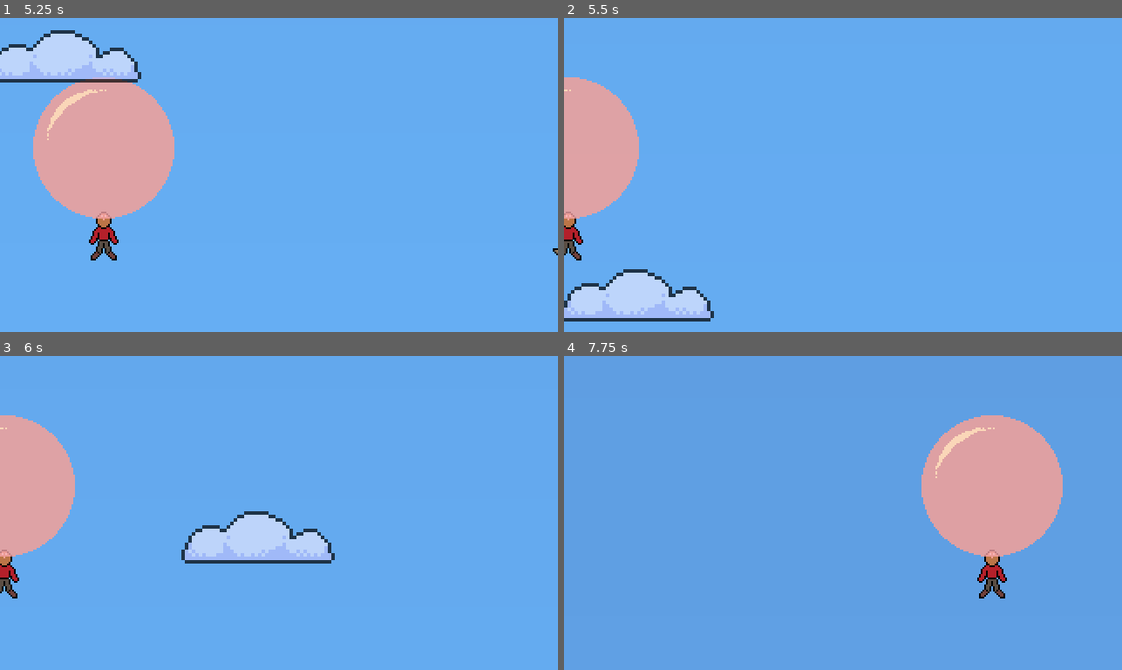
Above: before the commit, frames 1-4 (two rows, left to right).
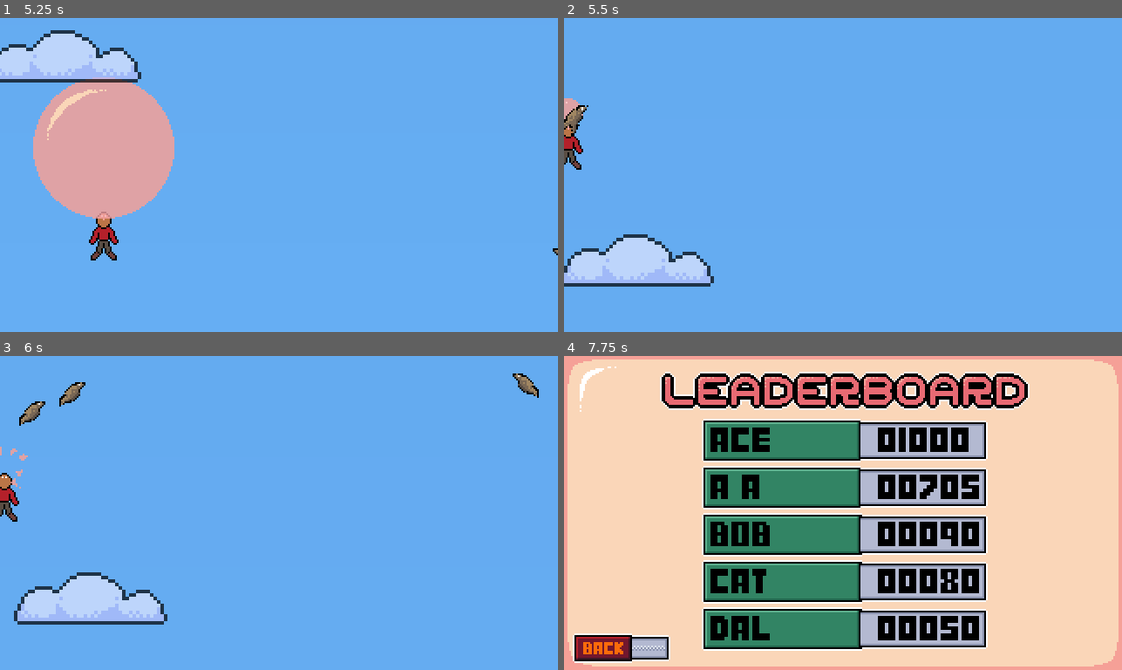
Above: after the commit, the same moments.

Repository: eagle-eye-scouter/GGJ_BubbleBlowing
Game: Godot game, scene res://scenes/main_menu.tscn
Same seed, same stepped clock (60 frames per second), same inputs: the game is played once before the commit and once after it.
Inputs (mouse positions are in pixels of both pictures, inside the frame that each line leads up to):
- Up to frame 1 (5.25 s): click (89, 203) at 0.5 s; tap Enter (ui_accept) at 1.25, 1.52, 2.27, 2.75, 3.77, 4.52 s; hold D (player_right) 1.28-2.03 s; hold Space (player_breath) 1.28-2.03 s; hold S (player_down) 2.03-2.78 s; tap Space (player_breath) at 2.1, 3.6, 5.1 s; hold D (player_right) 2.78-3.53 s; hold Space (player_breath) 2.78-3.53 s; hold W (player_up) 3.53-4.28 s; hold Space (player_breath) 4.28-5.03 s; hold A (player_left) from 4.28 s (still down)
- Up to frame 2 (5.5 s): keep holding A (player_left); tap Enter (ui_accept) at 5.27 s
- Up to frame 3 (6 s): release A (player_left) at 5.78 s; hold S (player_down) from 5.78 s (still down); hold Space (player_breath) from 5.78 s (still down)
- Up to frame 4 (7.75 s): release S (player_down) at 6.53 s; release Space (player_breath) at 6.53 s; hold D (player_right) 6.53-7.28 s; tap Space (player_breath) at 6.6 s; tap Enter (ui_accept) at 6.77, 7.52 s; hold W (player_up) from 7.28 s (still down); hold Space (player_breath) from 7.28 s (still down)

Frame 1 is identical in both runs. In frame 2, 11% of the frame differs, in the area x 0-27%, y 18-97%; in frame 3, 12%; in frame 4, 100%, in the area x 0-100%, y 0-100%.

Commit message:
More obstacles

Diff:
--- a/scenes/scroll_world.tscn
+++ b/scenes/scroll_world.tscn
@@ -323,8 +323,58 @@
 
 [node name="Bird4" parent="Dynamic/SpawnerBird3/Fleet" index="5" instance=ExtResource("5_q1vn8")]
 position = Vector2(-65, -35)
-rotation = 2.35619
-scale = Vector2(1, -1)
+rotation = -0.785398
+velocity = 100.0
+direction = Vector2(1, -1)
+
+[node name="SpawnerBird6" parent="Dynamic" instance=ExtResource("4_ptieh")]
+position = Vector2(64, -880)
+
+[node name="Trigger" parent="Dynamic/SpawnerBird6" index="0"]
+position = Vector2(154, 44)
+scale = Vector2(12.64, 1)
+
+[node name="Collider" parent="Dynamic/SpawnerBird6/Trigger" index="0"]
+position = Vector2(-4.35126, -3)
+shape = SubResource("RectangleShape2D_06o81")
+
+[node name="Bird" parent="Dynamic/SpawnerBird6/Fleet" index="0" instance=ExtResource("5_q1vn8")]
+position = Vector2(-88, -24)
+rotation = -0.785398
+velocity = 100.0
+direction = Vector2(1, -1)
+
+[node name="Bird3" parent="Dynamic/SpawnerBird6/Fleet" index="1" instance=ExtResource("5_q1vn8")]
+position = Vector2(280, -40)
+rotation = 0.785398
+scale = Vector2(1, 1)
+velocity = 100.0
+direction = Vector2(-1, -1)
+
+[node name="Bird7" parent="Dynamic/SpawnerBird6/Fleet" index="2" instance=ExtResource("5_q1vn8")]
+position = Vector2(176, -192)
+rotation = 0.785398
+scale = Vector2(1, 1)
+velocity = 100.0
+direction = Vector2(-1, -1)
+
+[node name="Bird6" parent="Dynamic/SpawnerBird6/Fleet" index="3" instance=ExtResource("5_q1vn8")]
+position = Vector2(288, -128)
+rotation = 0.785398
+scale = Vector2(1, 1)
+velocity = 100.0
+direction = Vector2(-1, -1)
+
+[node name="Bird5" parent="Dynamic/SpawnerBird6/Fleet" index="4" instance=ExtResource("5_q1vn8")]
+position = Vector2(248, -192)
+rotation = 0.785398
+scale = Vector2(1, 1)
+velocity = 100.0
+direction = Vector2(-1, -1)
+
+[node name="Bird4" parent="Dynamic/SpawnerBird6/Fleet" index="5" instance=ExtResource("5_q1vn8")]
+position = Vector2(-65, -35)
+rotation = -0.785398
 velocity = 100.0
 direction = Vector2(1, -1)
 
@@ -438,7 +488,7 @@
 position = Vector2(0, -3672)
 
 [node name="Trigger" parent="Dynamic/SpawnerBird5" index="0"]
-position = Vector2(152, 6)
+position = Vector2(160, 32)
 scale = Vector2(12.64, 1)
 
 [node name="Fleet" parent="Dynamic/SpawnerBird5" index="1"]
@@ -622,6 +672,7 @@
 [editable path="Dynamic/SpawnerBird1"]
 [editable path="Dynamic/SpawnerBird2"]
 [editable path="Dynamic/SpawnerBird3"]
+[editable path="Dynamic/SpawnerBird6"]
 [editable path="Dynamic/SpawnerPlane"]
 [editable path="Dynamic/SpawnerPlane2"]
 [editable path="Dynamic/SpawnerBird4"]
Not shown: 1 places in scenes/scroll_world.tscn that only renumber resources
